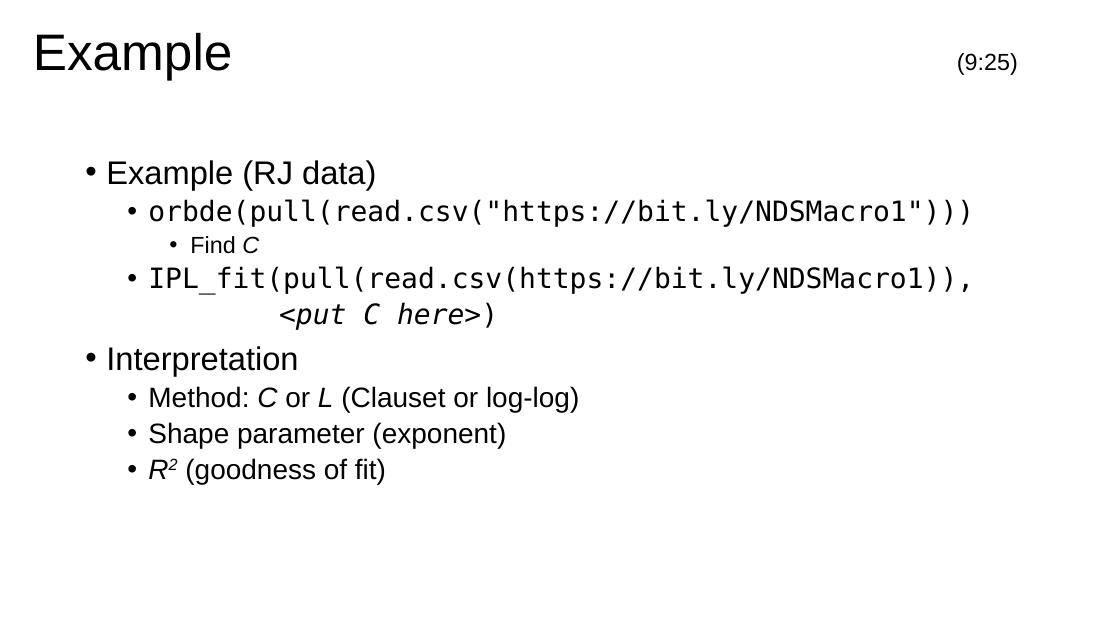
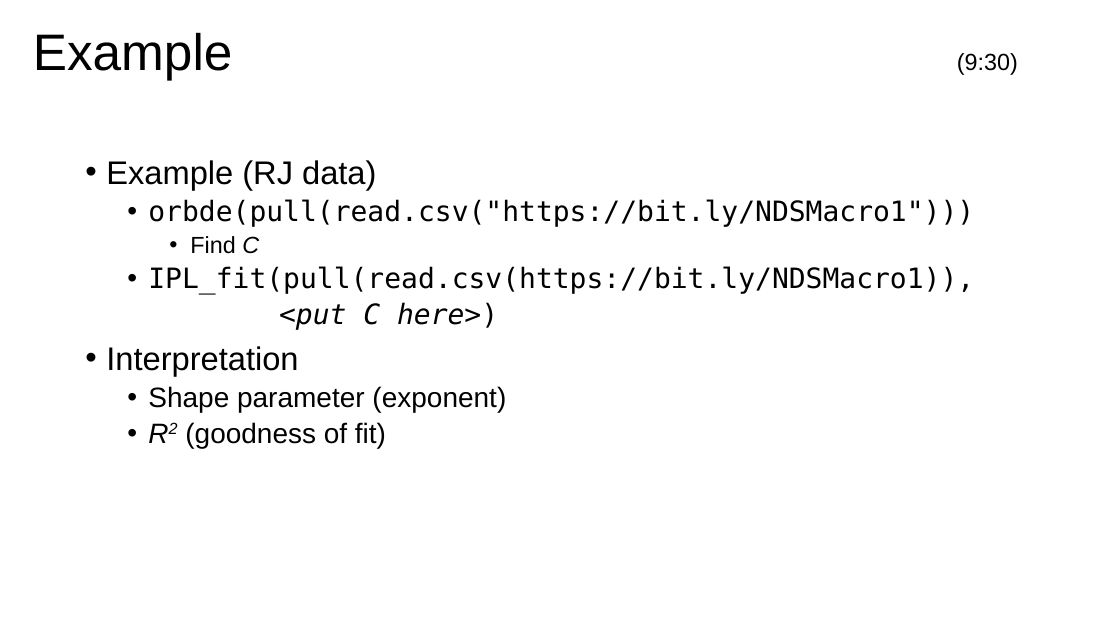
Before and after one commit to barneyricca/NDS_workshop, a slide deck: slide 9 of Slide Decks/Tuesday Morning.pptx (slide 11 before the commit). Drawn at 1120x630 pixels with LibreOffice and Linux fonts; fonts in the diff are those of the drawing; background and template pictures are left out. Boxes give left, top, right and bottom in pixels: in the first picture for what was removed or moved away, otherwise in the second. Text is boxed around its words. In the diff, an @@ line names an element or a change of style, - is before the commit and + after.

```diff
--- a/Slide Decks/Tuesday Morning.pptx
+++ b/Slide Decks/Tuesday Morning.pptx
@@ title at [33,32,1018,80]: text changed @@
-Example (9:25)
+Example (9:30)
@@ text at [148,386,579,412]: paragraph removed @@
-  • Method: C or L (Clauset or log-log)
```
Also in this commit, not shown: 11 other slides changed, 1 slide added, 2 slides removed, 4 other files.
